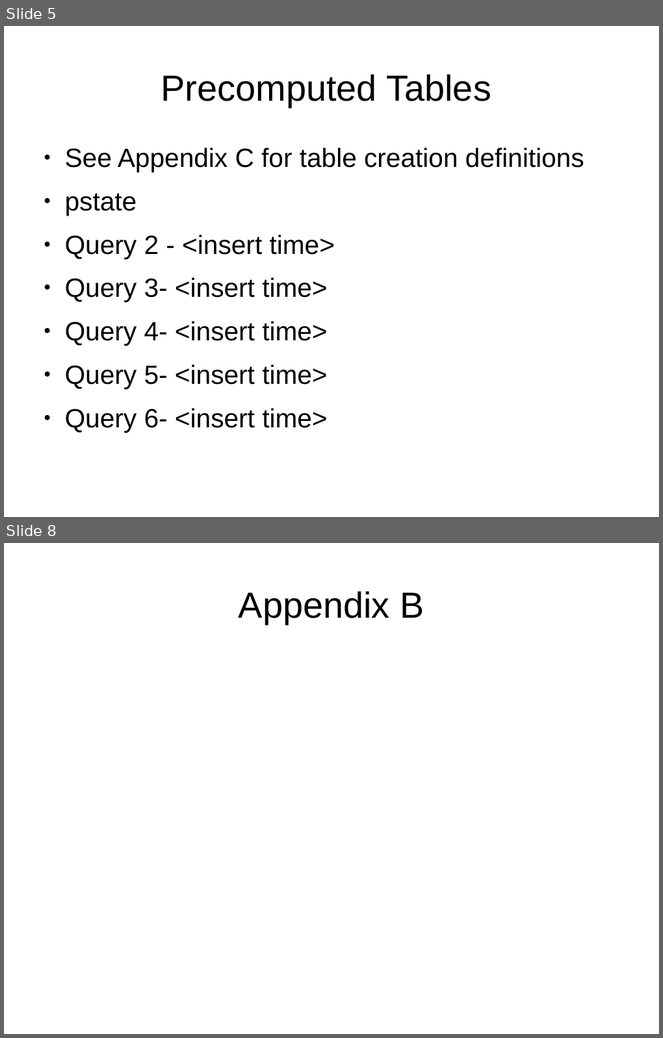
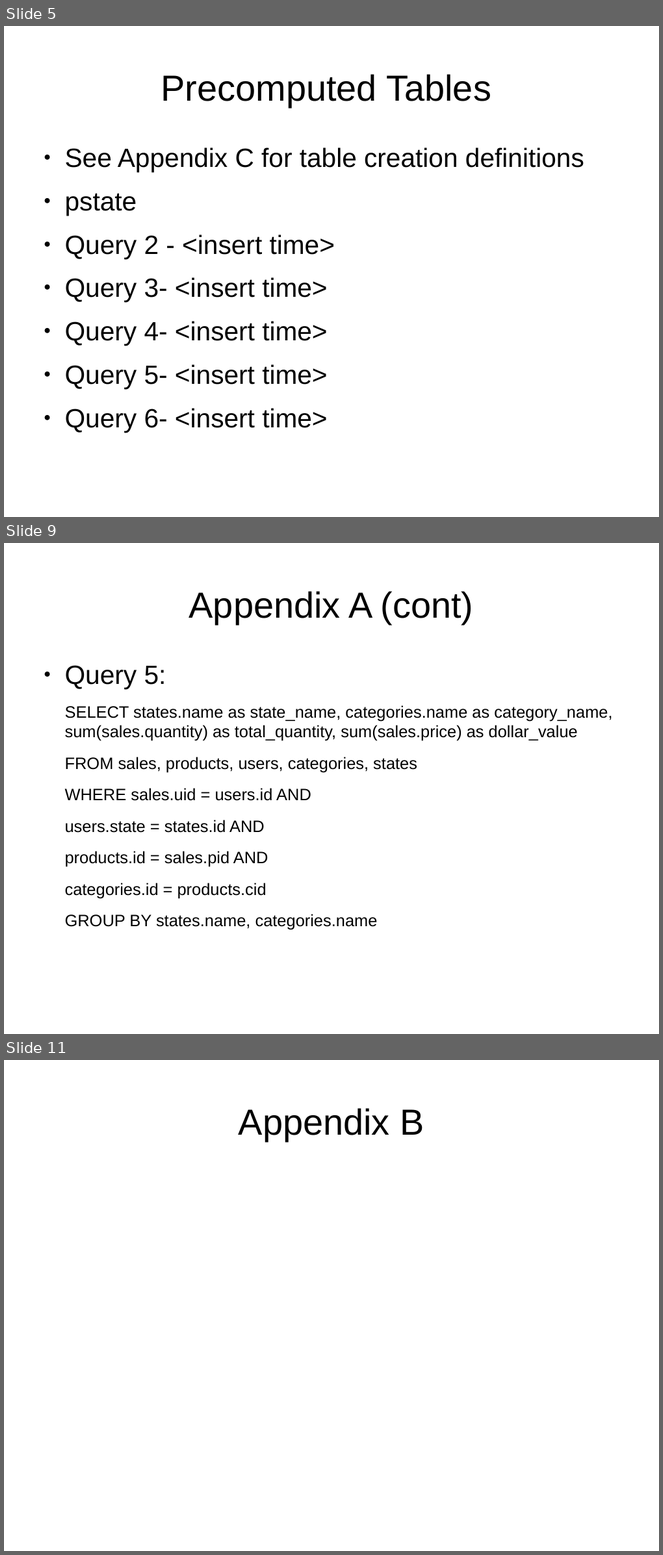
Before and after one commit to afcarl/dse201_final, a slide deck: dse201_final_report.odp. Shown one above the other, each under a label of ours: slides 5 and 8 before the commit, slides 5, 9 and 11 after it; the slides between them are not shown. The pictures are 663x1038 and 663x1555 pixels, drawn with LibreOffice and Linux fonts; fonts in the diff are those of the drawing. Boxes give left, top, right and bottom in pixels: in the first picture for what was removed or moved away, otherwise in the second. Text is boxed around its words. In the diff, an @@ line names an element or a change of style, - is before the commit and + after.

```diff
--- a/dse201_final_report.odp
+++ b/dse201_final_report.odp
@@ slide 9 added at [4,543,659,1034], background #FFFFFF @@
@@ title added at [189,591,474,624], 44 pt, text #000000 @@
+Appendix A (cont)
@@ text added at [65,665,612,930], 20 pt, text #000000 @@
+● Query 5:
+SELECT states.name as state_name, categories.name as category_name, sum(sales.quantity) as total_quantity, sum(sales.price) as dollar_value
+FROM sales, products, users, categories, states
+WHERE sales.uid = users.id AND
+users.state = states.id AND
+products.id = sales.pid AND
+categories.id = products.cid
+GROUP BY states.name, categories.name
@@ what was slide 8 is now slide 11 @@
```
Also in this commit, not shown: 2 slides changed, 6 other slides added, 3 slides removed, 2 other files.
